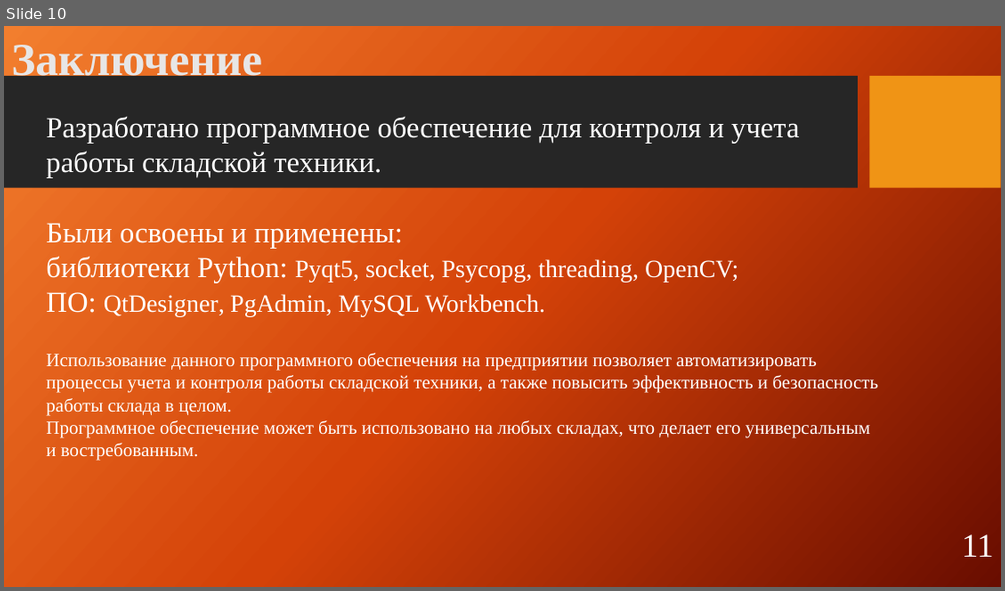
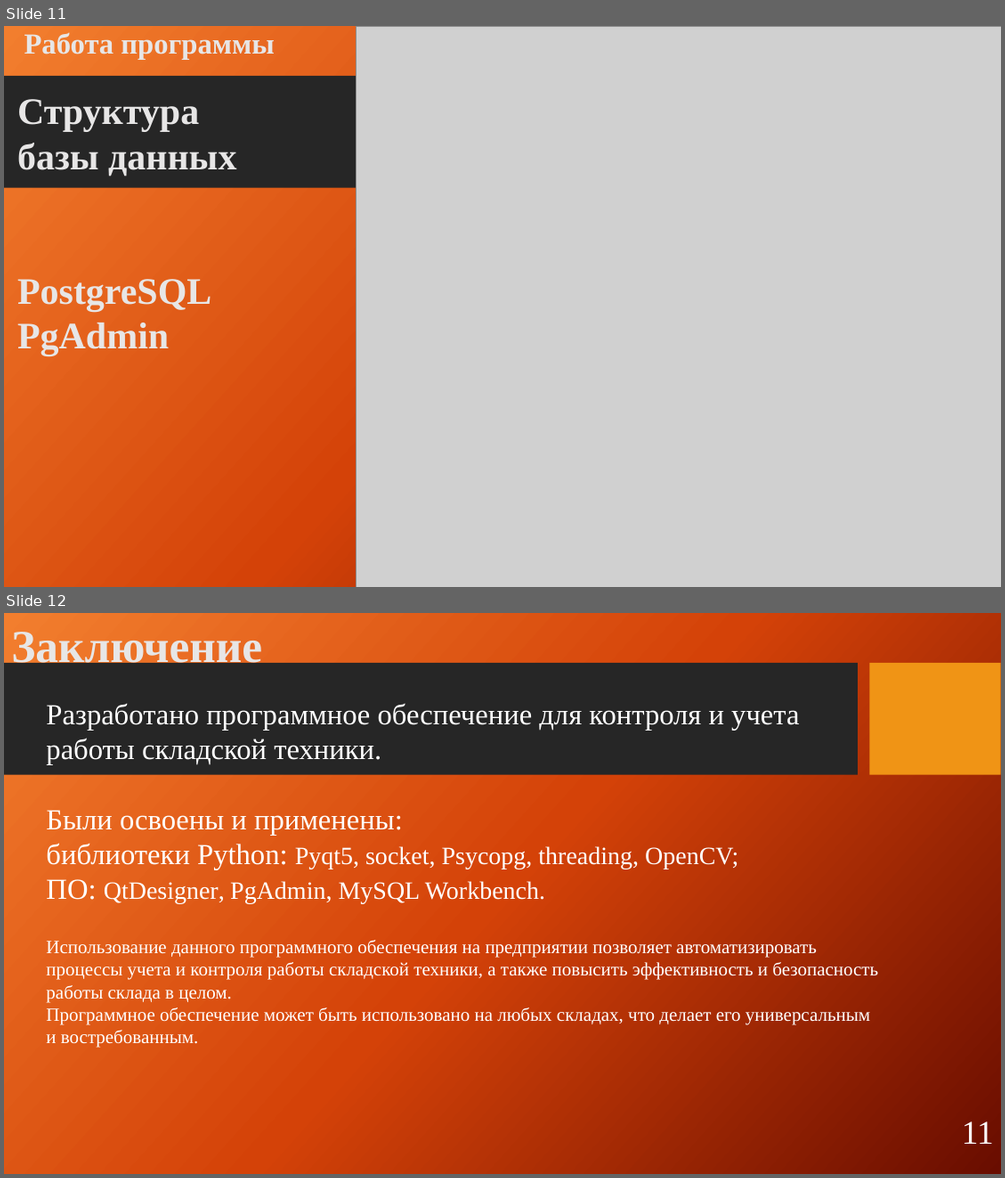
Before and after one commit to Raven988/WTCS, a slide deck: diplom/Презентация_пример.pptx. Shown one above the other, each under a label of ours: slide 10 before the commit, slides 11 and 12 after it. The pictures are 1005x591 and 1005x1178 pixels, drawn with LibreOffice and Linux fonts; fonts in the diff are those of the drawing; grey boxes stand for pictures; background and template pictures are left out. Boxes give left, top, right and bottom in pixels: in the first picture for what was removed or moved away, otherwise in the second. Text is boxed around its words. In the diff, an @@ line names an element or a change of style, - is before the commit and + after.

```diff
--- a/diplom/Презентация_пример.pptx
+++ b/diplom/Презентация_пример.pptx
@@ slide 11 added at <box>4,26,1001,587</box>, background picture (left out); not listed: 2 template elements that a slide beside it also shows @@
@@ text added at <box>24,32,274,59</box>, 28 pt, text #E7E6E6, bold @@
+Работа программы
@@ picture added at <box>356,27,1001,587</box> @@
@@ text added at <box>17,99,236,355</box>, 36 pt, text #E7E6E6, bold @@
+Структура
+базы данных
+PostgreSQL
+PgAdmin
@@ what was slide 10 is now slide 12 @@
```
Also in this commit, not shown: 1 other slide added, 4 other files.
